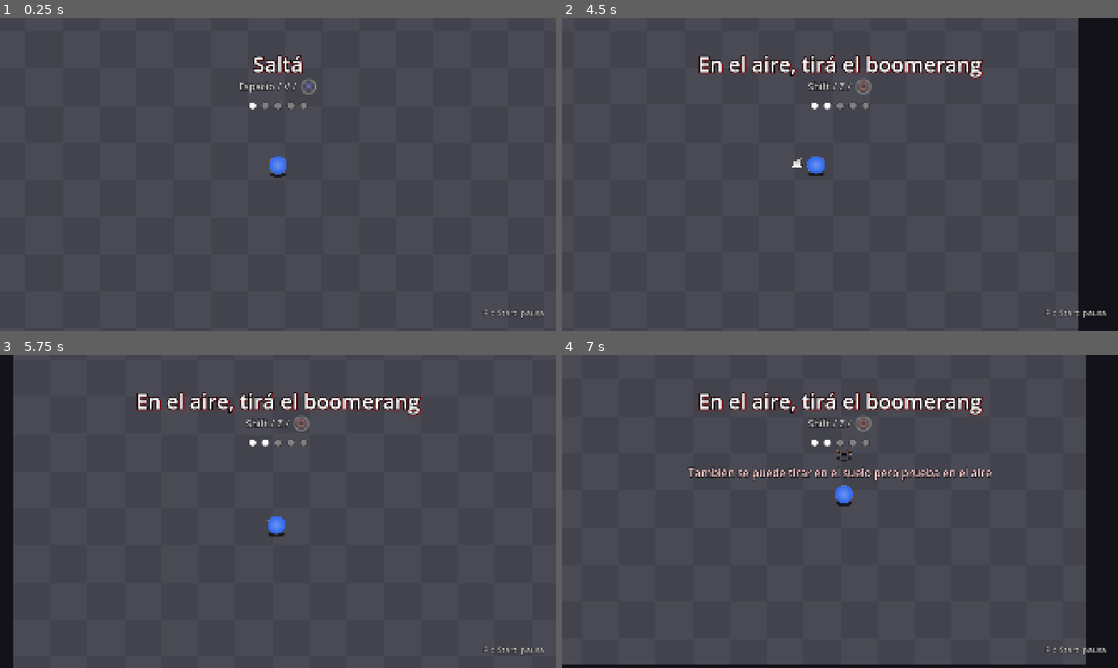
Above: before the commit, frames 1-4 (two rows, left to right).
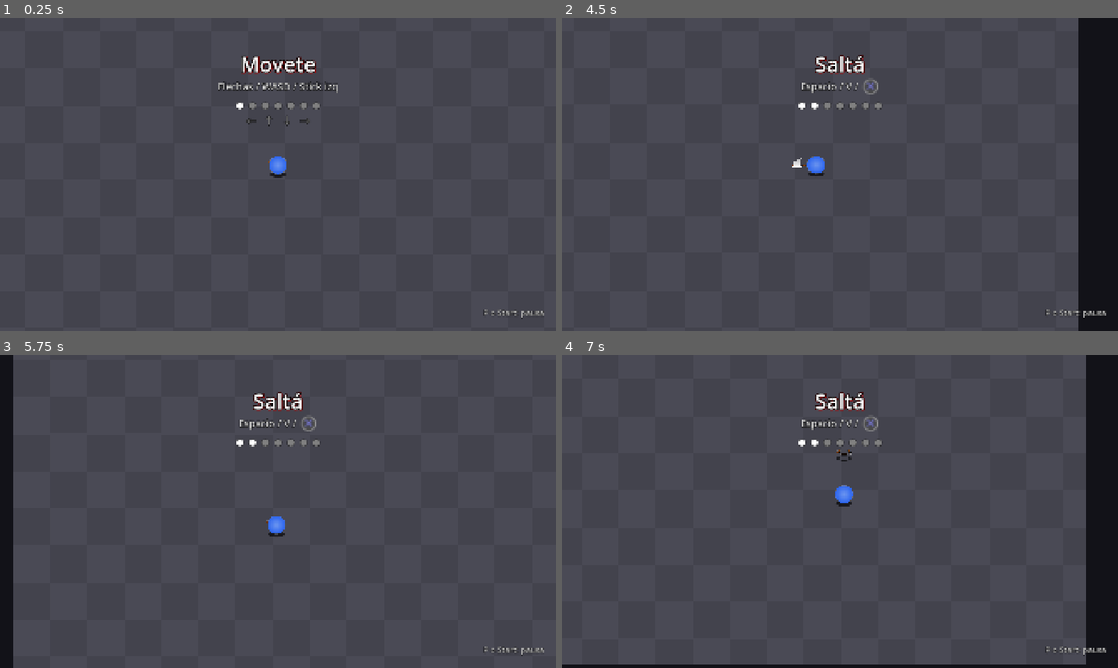
Above: after the commit, the same moments.

Repository: Lucarni-Lucas/entrega-boss-lucarni-lucas
Game: Godot game, scene res://scenes/tutorial/tutorial.tscn
Two runs of this game, one before a commit and one after it. Both use one fixed random seed, a clock stepped at 60 frames per second and the inputs below. This scene is started directly instead of the project's main scene.
Inputs (mouse positions are in pixels of both pictures, inside the frame that each line leads up to):
- Up to frame 1 (0.25 s): no input
- Up to frame 2 (4.5 s): tap Enter at 0.5 s; move the mouse to (962, 158) at 0.52 s; hold D (mover_derecha) 0.53-1.28 s; tap X (dive) at 0.6, 1.55, 2.85 s; click (962, 158) at 0.67 s; tap C (slash) at 0.8, 1.35, 2.3, 3.8, 4.35 s; move the mouse to (728, 190) at 1.27 s; hold S (mover_abajo) 1.28-2.03 s; click (728, 190) at 1.42 s; move the mouse to (895, 105) at 2.02 s; hold D (mover_derecha) 2.03-2.78 s; tap Z (boomerang) at 2.1 s; click (895, 105) at 2.17 s; move the mouse to (812, 237) at 2.77 s; hold W (mover_arriba) 2.78-3.53 s; click (812, 237) at 2.92 s; move the mouse to (1006, 221) at 3.52 s; hold A (mover_izquierda) from 3.53 s (still down); tap Space (ground_pound) at 3.6 s; click (1006, 221) at 3.67 s; move the mouse to (673, 127) at 4.27 s; click (673, 127) at 4.42 s
- Up to frame 3 (5.75 s): tap X (dive) at 4.55, 5.1 s; move the mouse to (305, 511) at 5.02 s; release A (mover_izquierda) at 5.03 s; hold S (mover_abajo) from 5.03 s (still down); click (305, 511) at 5.17 s; tap C (slash) at 5.3 s
- Up to frame 4 (7 s): move the mouse to (756, 433) at 5.77 s; release S (mover_abajo) at 5.78 s; hold D (mover_derecha) 5.78-6.53 s; tap C (slash) at 5.85, 6.8 s; click (756, 433) at 5.92 s; tap X (dive) at 6.05 s; move the mouse to (962, 495) at 6.52 s; hold W (mover_arriba) from 6.53 s (still down); tap Z (boomerang) at 6.6 s; click (962, 495) at 6.67 s

The runs differ from the first frame. In frame 1, 1.1% of the frame differs, in the area x 39-61%, y 11-35%; in frame 2, 2.3%; in frame 3, 2.3%; in frame 4, 3.3%, in the area x 22-78%, y 11-41%.
Error in both runs: Invalid access to property or key 'en_vuelo' on a base object of type 'Nil'. (res://scenes/player/boomerang.gd:70)

Commit message:
saco mantener para dos cosas mas y agrego paso de moverse y slash

Diff:
--- a/entrega-boss-lucarni-lucas/scenes/tutorial/tutorial.gd
+++ b/entrega-boss-lucarni-lucas/scenes/tutorial/tutorial.gd
@@ -1,20 +1,26 @@
 extends CanvasLayer
 
-enum Accion { SALTO, LANZAMIENTO, DIVE, REBOTE, GROUND_POUND }
-enum Fase { VERBOS, CADENA, CONSEJOS }
+enum Accion { MOVER, SALTO, SLASH, LANZAMIENTO, DIVE, REBOTE, GROUND_POUND }
+enum Fase { VERBOS, CADENA, FINAL }
 
 const _BOTON_CRUZ := preload("res://assets/ui/botones/cruz.svg")
 const _BOTON_CIRCULO := preload("res://assets/ui/botones/circulo.svg")
+const _BOTON_CUADRADO := preload("res://assets/ui/botones/cuadrado.svg")
 const _BOTON_TRIANGULO := preload("res://assets/ui/botones/triangulo.svg")
-const _PASOS := [Accion.SALTO, Accion.LANZAMIENTO, Accion.DIVE, Accion.REBOTE, Accion.GROUND_POUND]
+const _PASOS := [Accion.MOVER, Accion.SALTO, Accion.SLASH, Accion.LANZAMIENTO, Accion.DIVE, Accion.REBOTE, Accion.GROUND_POUND]
+const _CADENA := [Accion.SALTO, Accion.LANZAMIENTO, Accion.DIVE, Accion.REBOTE, Accion.GROUND_POUND]
 const _INSTRUCCIONES := {
+	Accion.MOVER: ["Movete", "Flechas / WASD / Stick izq", null],
 	Accion.SALTO: ["Saltá", "Espacio / V /", _BOTON_CRUZ],
+	Accion.SLASH: ["Atacá con el slash", "C / Clic izq /", _BOTON_CUADRADO],
 	Accion.LANZAMIENTO: ["En el aire, tirá el boomerang", "Shift / Z /", _BOTON_CIRCULO],
 	Accion.DIVE: ["En el aire, hacé dive", "Clic der / X /", _BOTON_TRIANGULO],
 	Accion.REBOTE: ["Rebotá en el boomerang", "Saltá, tiralo y hacé dive hacia él para tocarlo en el aire", null],
 	Accion.GROUND_POUND: ["Desde arriba, hacé ground pound", "En el aire, apretá saltar otra vez", null],
 }
+const _DIRECCIONES := ["mover_izquierda", "mover_arriba", "mover_abajo", "mover_derecha"]
 const _DETALLE_CADENA := "Ahora todo seguido, sin tocar el suelo"
+const _DETALLE_ENERGIA := "Gasta energía: si lo repetís seguido, sale débil"
 const _TITULO_REINTENTO := "UNA CADENA MÁS"
 const _AVISO_SUELO := "Tocaste el suelo, empezá la cadena de nuevo"
 const _AVISO_LANZAR_EN_SUELO := "También se puede tirar en el suelo pero prueba en el aire"
@@ -29,6 +35,7 @@
 var _paso := 0
 var _cadenas := 0
 var _reintento := false
+var _direcciones_hechas: Array[bool] = [false, false, false, false]
 var _estado_previo: Player.Estado
 var _en_suelo_previo := true
 var _espera := 0.0
@@ -43,20 +50,23 @@
 @onready var _boton_joystick: TextureRect = $Pasos/LineaDetalle/BotonJoystick
 @onready var _fila_puntos: HBoxContainer = $Pasos/Puntos
 @onready var _puntos := _fila_puntos.get_children()
+@onready var _direcciones: HBoxContainer = $Pasos/Direcciones
+@onready var _flechas := _direcciones.get_children()
 @onready var _cadena: HBoxContainer = $Pasos/Cadena
 @onready var _pasos_cadena: Array[Label] = [$Pasos/Cadena/Saltar, $Pasos/Cadena/Boomerang, $Pasos/Cadena/Dive, $Pasos/Cadena/Rebote, $Pasos/Cadena/GroundPound]
 @onready var _aviso: Label = $Pasos/Aviso
-@onready var _consejos: Control = $Consejos
-@onready var _empezar: Button = $Consejos/Contenido/Empezar
-@onready var _reintentar: Button = $Consejos/Contenido/ReintentarCadena
+@onready var _final: Control = $Final
+@onready var _reintentar: Button = $Final/Contenido/ReintentarCadena
+@onready var _empezar_partida: Button = $Final/Contenido/EmpezarPartida
 
 
 func _ready() -> void:
 	_estado_previo = jugador.estado_actual()
 	_en_suelo_previo = jugador.esta_en_suelo()
-	_empezar.pressed.connect(_ir_a_la_partida)
 	_reintentar.pressed.connect(_reintentar_cadena)
+	_empezar_partida.pressed.connect(_ir_a_la_partida)
 	_actualizar_puntos()
+	_actualizar_flechas()
 	_mostrar_verbo()
 
 
@@ -76,6 +86,8 @@
 
 
 func _physics_process(_delta: float) -> void:
+	if _escuchando() and _esperada() == Accion.MOVER:
+		_revisar_direcciones()
 	var estado := jugador.estado_actual()
 	var en_suelo := jugador.esta_en_suelo()
 	if _en_suelo_previo and not en_suelo:
@@ -98,6 +110,10 @@
 		_registrar(Accion.REBOTE)
 
 
+func _on_slash_slasheo() -> void:
+	_registrar(Accion.SLASH)
+
+
 func _on_menu_partida_pauso() -> void:
 	visible = false
 
@@ -105,8 +121,8 @@
 func _on_menu_partida_reanudo() -> void:
 	visible = true
 	get_tree().paused = false
-	if _fase == Fase.CONSEJOS and not _bloqueado:
-		_empezar.grab_focus()
+	if _fase == Fase.FINAL and not _bloqueado:
+		_reintentar.grab_focus()
 
 
 func _on_menu_partida_saltar_paso_pedido() -> void:
@@ -124,7 +140,7 @@
 	elif _fase == Fase.CADENA:
 		_cadenas += 1
 		if _terminaron_las_cadenas():
-			_mostrar_consejos()
+			_mostrar_final()
 		else:
 			_empezar_cadena()
 	else:
@@ -132,13 +148,17 @@
 
 
 func _escuchando() -> bool:
-	return _fase != Fase.CONSEJOS and _espera <= 0.0
+	return _fase != Fase.FINAL and _espera <= 0.0
+
+
+func _esperada() -> Accion:
+	return _PASOS[_paso] if _fase == Fase.VERBOS else _CADENA[_paso]
 
 
 func _registrar(accion: Accion) -> void:
 	if not _escuchando():
 		return
-	if accion == _PASOS[_paso]:
+	if accion == _esperada():
 		if _fase == Fase.VERBOS:
 			_completar_verbo()
 		else:
@@ -147,10 +167,19 @@
 		_romper_cadena()
 
 
+func _revisar_direcciones() -> void:
+	for i in _DIRECCIONES.size():
+		if Input.is_action_pressed(_DIRECCIONES[i]):
+			_direcciones_hechas[i] = true
+	_actualizar_flechas()
+	if not _direcciones_hechas.has(false):
+		_registrar(Accion.MOVER)
+
+
 func _lanzo(en_suelo: bool) -> void:
 	if not en_suelo:
 		_registrar(Accion.LANZAMIENTO)
-	elif _escuchando() and _PASOS[_paso] == Accion.LANZAMIENTO:
+	elif _escuchando() and _esperada() == Accion.LANZAMIENTO:
 		_avisar(_AVISO_LANZAR_EN_SUELO)
 
 
@@ -160,21 +189,29 @@
 
 
 func _completar_verbo() -> void:
+	var completada: Accion = _PASOS[_paso]
 	_paso += 1
 	_ocultar_aviso()
 	_actualizar_puntos()
-	_celebrar("¡Bien!", "", params.duracion_bien, _mostrar_verbo if _paso < _PASOS.size() else _empezar_cadena)
+	var despues: Callable = _mostrar_verbo if _paso < _PASOS.size() else _empezar_cadena
+	if completada == Accion.GROUND_POUND:
+		_celebrar("¡Bien!", _DETALLE_ENERGIA, params.duracion_energia, despues)
+	else:
+		_celebrar("¡Bien!", "", params.duracion_bien, despues)
 
 
 func _mostrar_verbo() -> void:
-	var textos: Array = _INSTRUCCIONES[_PASOS[_paso]]
+	var accion: Accion = _PASOS[_paso]
+	var textos: Array = _INSTRUCCIONES[accion]
 	_mostrar_texto(textos[0], textos[1], textos[2])
+	_direcciones.visible = accion == Accion.MOVER
 
 
 func _empezar_cadena() -> void:
 	_fase = Fase.CADENA
 	_paso = 0
 	_fila_puntos.visible = false
+	_direcciones.visible = false
 	_cadena.visible = true
 	_mostrar_texto(_titulo_cadena(), _DETALLE_CADENA)
 	_actualizar_cadena()
@@ -190,11 +227,11 @@
 	_paso += 1
 	_ocultar_aviso()
 	_actualizar_cadena()
-	if _paso < _PASOS.size():
+	if _paso < _CADENA.size():
 		return
 	_cadenas += 1
 	if _terminaron_las_cadenas():
-		_celebrar("¡CADENA COMPLETA!", "", params.duracion_final, _mostrar_consejos)
+		_celebrar("¡CADENA COMPLETA!", "", params.duracion_final, _mostrar_final)
 	else:
 		_celebrar("¡Bien!", "Una vez más", params.duracion_bien, _empezar_cadena)
 
@@ -237,6 +274,11 @@
 func _actualizar_puntos() -> void:
 	for i in _puntos.size():
 		_puntos[i].modulate = Color.WHITE if i <= _paso else color_inactivo
+
+
+func _actualizar_flechas() -> void:
+	for i in _flechas.size():
+		_flechas[i].modulate = Color.WHITE if _direcciones_hechas[i] else color_inactivo
 
 
 func _actualizar_cadena() -> void:
@@ -251,32 +293,32 @@
 		etiqueta.get_node("Marca").visible = i == _paso
 
 
-func _mostrar_consejos() -> void:
-	_fase = Fase.CONSEJOS
+func _mostrar_final() -> void:
+	_fase = Fase.FINAL
 	jugador.process_mode = Node.PROCESS_MODE_DISABLED
 	jugador.visible = false
 	_pasos.visible = false
-	_consejos.visible = true
+	_final.visible = true
 	_bloqueado = true
 	_atenuar_botones(alpha_bloqueado)
-	_espera = params.bloqueo_consejos
-	_al_terminar_espera = _desbloquear_consejos
-
-
-func _desbloquear_consejos() -> void:
+	_espera = params.bloqueo_final
+	_al_terminar_espera = _desbloquear_final
+
+
+func _desbloquear_final() -> void:
 	_bloqueado = false
 	_atenuar_botones(1.0)
-	_empezar.grab_focus()
+	_reintentar.grab_focus()
 
 
 func _atenuar_botones(alpha: float) -> void:
-	_empezar.modulate.a = alpha
 	_reintentar.modulate.a = alpha
+	_empezar_partida.modulate.a = alpha
 
 
 func _reintentar_cadena() -> void:
 	_reintento = true
-	_consejos.visible = false
+	_final.visible = false
 	_pasos.visible = true
 	jugador.visible = true
 	jugador.process_mode = Node.PROCESS_MODE_INHERIT
--- a/entrega-boss-lucarni-lucas/scenes/tutorial/tutorial.tscn
+++ b/entrega-boss-lucarni-lucas/scenes/tutorial/tutorial.tscn
@@ -160,6 +160,60 @@
 theme_override_font_sizes/font_size = 30
 text = "●"
 
+[node name="Punto6" type="Label" parent="Guia/Pasos/Puntos"]
+layout_mode = 2
+theme_override_colors/font_shadow_color = Color(1, 0, 0, 0)
+theme_override_constants/outline_size = 6
+theme_override_font_sizes/font_size = 30
+text = "●"
+
+[node name="Punto7" type="Label" parent="Guia/Pasos/Puntos"]
+layout_mode = 2
+theme_override_colors/font_shadow_color = Color(1, 0, 0, 0)
+theme_override_constants/outline_size = 6
+theme_override_font_sizes/font_size = 30
+text = "●"
+
+[node name="Direcciones" type="HBoxContainer" parent="Guia/Pasos"]
+visible = false
+layout_mode = 1
+anchors_preset = 10
+anchor_right = 1.0
+offset_top = 326.0
+offset_bottom = 376.0
+grow_horizontal = 2
+mouse_filter = 2
+theme_override_constants/separation = 28
+alignment = 1
+
+[node name="Izquierda" type="Label" parent="Guia/Pasos/Direcciones"]
+layout_mode = 2
+theme_override_colors/font_shadow_color = Color(1, 0, 0, 0)
+theme_override_constants/outline_size = 8
+theme_override_font_sizes/font_size = 40
+text = "←"
+
+[node name="Arriba" type="Label" parent="Guia/Pasos/Direcciones"]
+layout_mode = 2
+theme_override_colors/font_shadow_color = Color(1, 0, 0, 0)
+theme_override_constants/outline_size = 8
+theme_override_font_sizes/font_size = 40
+text = "↑"
+
+[node name="Abajo" type="Label" parent="Guia/Pasos/Direcciones"]
+layout_mode = 2
+theme_override_colors/font_shadow_color = Color(1, 0, 0, 0)
+theme_override_constants/outline_size = 8
+theme_override_font_sizes/font_size = 40
+text = "↓"
+
+[node name="Derecha" type="Label" parent="Guia/Pasos/Direcciones"]
+layout_mode = 2
+theme_override_colors/font_shadow_color = Color(1, 0, 0, 0)
+theme_override_constants/outline_size = 8
+theme_override_font_sizes/font_size = 40
+text = "→"
+
 [node name="Cadena" type="HBoxContainer" parent="Guia/Pasos"]
 visible = false
 layout_mode = 1
@@ -344,7 +398,7 @@
 horizontal_alignment = 2
 vertical_alignment = 1
 
-[node name="Consejos" type="Control" parent="Guia"]
+[node name="Final" type="Control" parent="Guia"]
 visible = false
 layout_mode = 3
 anchors_preset = 15
@@ -353,7 +407,7 @@
 grow_horizontal = 2
 grow_vertical = 2
 
-[node name="Fondo" type="ColorRect" parent="Guia/Consejos"]
+[node name="Fondo" type="ColorRect" parent="Guia/Final"]
 layout_mode = 1
 anchors_preset = 15
 anchor_right = 1.0
@@ -362,7 +416,7 @@
 grow_vertical = 2
 color = Color(0, 0, 0, 0.55)
 
-[node name="Contenido" type="VBoxContainer" parent="Guia/Consejos"]
+[node name="Contenido" type="VBoxContainer" parent="Guia/Final"]
 layout_mode = 1
 anchors_preset = 8
 anchor_left = 0.5
@@ -375,62 +429,24 @@
 offset_bottom = 20.0
 grow_horizontal = 2
 grow_vertical = 2
-theme_override_constants/separation = 28
+theme_override_constants/separation = 32
 alignment = 1
 
-[node name="Titulo" type="Label" parent="Guia/Consejos/Contenido"]
+[node name="Titulo" type="Label" parent="Guia/Final/Contenido"]
 layout_mode = 2
 theme_override_constants/outline_size = 20
 theme_override_constants/shadow_outline_size = 20
 theme_override_font_sizes/font_size = 96
-text = "Dos cosas más"
+text = "¿Querés reintentar la cadena?"
 horizontal_alignment = 1
 
-[node name="Curacion" type="Label" parent="Guia/Consejos/Contenido"]
-layout_mode = 2
-theme_override_colors/font_shadow_color = Color(1, 0, 0, 0)
-theme_override_constants/outline_size = 10
-theme_override_font_sizes/font_size = 38
-text = "1. Matar con ground pound llena la barrita debajo de la vida, y al llenarse te cura"
-horizontal_alignment = 1
-
-[node name="Fatiga" type="Label" parent="Guia/Consejos/Contenido"]
-layout_mode = 2
-theme_override_colors/font_shadow_color = Color(1, 0, 0, 0)
-theme_override_constants/outline_size = 10
-theme_override_font_sizes/font_size = 38
-text = "2. El ground pound gasta energía, y el siguiente sale débil"
-horizontal_alignment = 1
-
-[node name="FatigaRecarga" type="Label" parent="Guia/Consejos/Contenido"]
-layout_mode = 2
-theme_override_colors/font_shadow_color = Color(1, 0, 0, 0)
-theme_override_constants/outline_size = 10
-theme_override_font_sizes/font_size = 38
-text = "La energía se recarga haciendo la cadena (rebote y dive)"
-horizontal_alignment = 1
-
-[node name="FatigaDetalle" type="Label" parent="Guia/Consejos/Contenido"]
-layout_mode = 2
-theme_override_colors/font_color = Color(0.8, 0.8, 0.8, 1)
-theme_override_colors/font_shadow_color = Color(1, 0, 0, 0)
-theme_override_constants/outline_size = 8
-theme_override_font_sizes/font_size = 32
-text = "(mientras está débil, el blob se pone pálido)"
-horizontal_alignment = 1
-
-[node name="Espacio" type="Control" parent="Guia/Consejos/Contenido"]
-custom_minimum_size = Vector2(0, 24)
-layout_mode = 2
-mouse_filter = 2
-
-[node name="Empezar" parent="Guia/Consejos/Contenido" instance=ExtResource("6_boton")]
-layout_mode = 2
-text = "Empezar"
-
-[node name="ReintentarCadena" parent="Guia/Consejos/Contenido" instance=ExtResource("6_boton")]
+[node name="ReintentarCadena" parent="Guia/Final/Contenido" instance=ExtResource("6_boton")]
 layout_mode = 2
 text = "Reintentar cadena"
+
+[node name="EmpezarPartida" parent="Guia/Final/Contenido" instance=ExtResource("6_boton")]
+layout_mode = 2
+text = "Empezar partida"
 
 [node name="MenuPartida" parent="." instance=ExtResource("7_pausa")]
 escena_menu = "uid://c0rkujp15f28n"
@@ -438,6 +454,7 @@
 con_saltar_paso = true
 
 [connection signal="reboto" from="Entidades/Player" to="Guia" method="_on_player_reboto"]
+[connection signal="slasheo" from="Entidades/Player/Slash" to="Guia" method="_on_slash_slasheo"]
 [connection signal="pauso" from="MenuPartida" to="Guia" method="_on_menu_partida_pauso"]
 [connection signal="reanudo" from="MenuPartida" to="Guia" method="_on_menu_partida_reanudo"]
 [connection signal="saltar_paso_pedido" from="MenuPartida" to="Guia" method="_on_menu_partida_saltar_paso_pedido"]
--- a/entrega-boss-lucarni-lucas/scenes/ui/menu_partida.gd
+++ b/entrega-boss-lucarni-lucas/scenes/ui/menu_partida.gd
@@ -70,8 +70,8 @@
 
 
 func _on_saltar_paso_pressed() -> void:
+	_reanudar_partida()
 	saltar_paso_pedido.emit()
-	_reanudar_partida()
 
 
 func _mostrar(titulo: String, en_pausa: bool) -> void:
--- a/entrega-boss-lucarni-lucas/scripts/params/tutorial_params.gd
+++ b/entrega-boss-lucarni-lucas/scripts/params/tutorial_params.gd
@@ -6,8 +6,9 @@
 
 @export_group("Tiempos")
 @export_range(0.1, 2, 0.05, "suffix:s") var duracion_bien: float = 0.8
+@export_range(0.1, 6, 0.1, "suffix:s") var duracion_energia: float = 5.0
 @export_range(0.1, 3, 0.05, "suffix:s") var duracion_final: float = 1.2
 @export_range(0.5, 5, 0.1, "suffix:s") var duracion_aviso: float = 2.0
 
-@export_group("Consejos")
-@export_range(0, 3, 0.1, "suffix:s") var bloqueo_consejos: float = 1.0
+@export_group("Pantalla final")
+@export_range(0, 3, 0.1, "suffix:s") var bloqueo_final: float = 1.0
